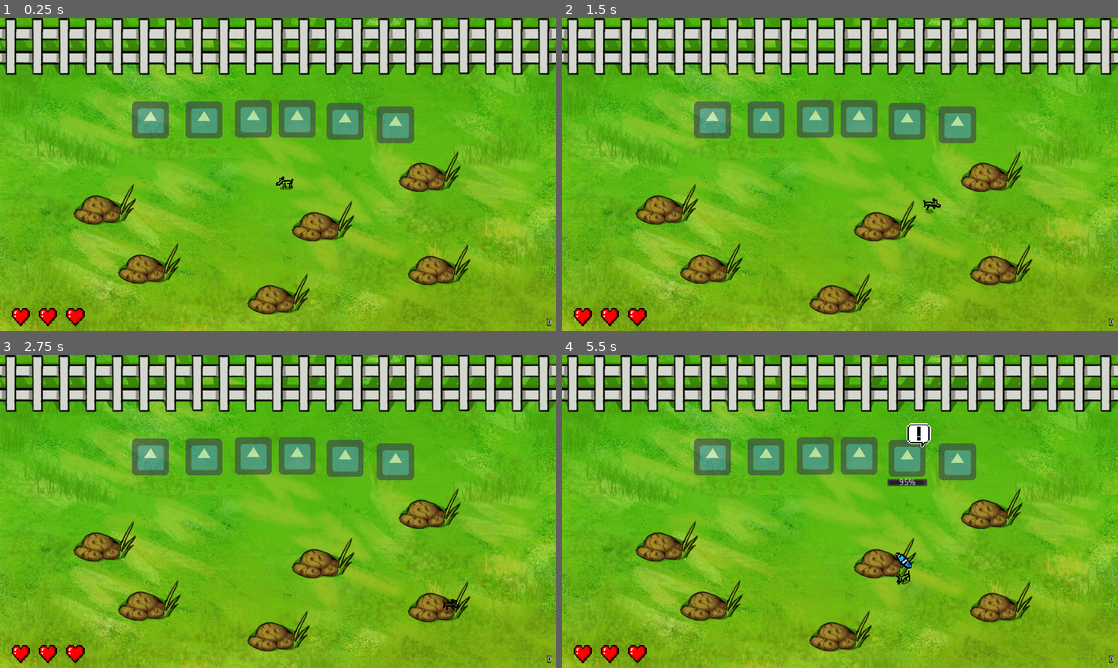
Above: before the commit, frames 1-4 (two rows, left to right).
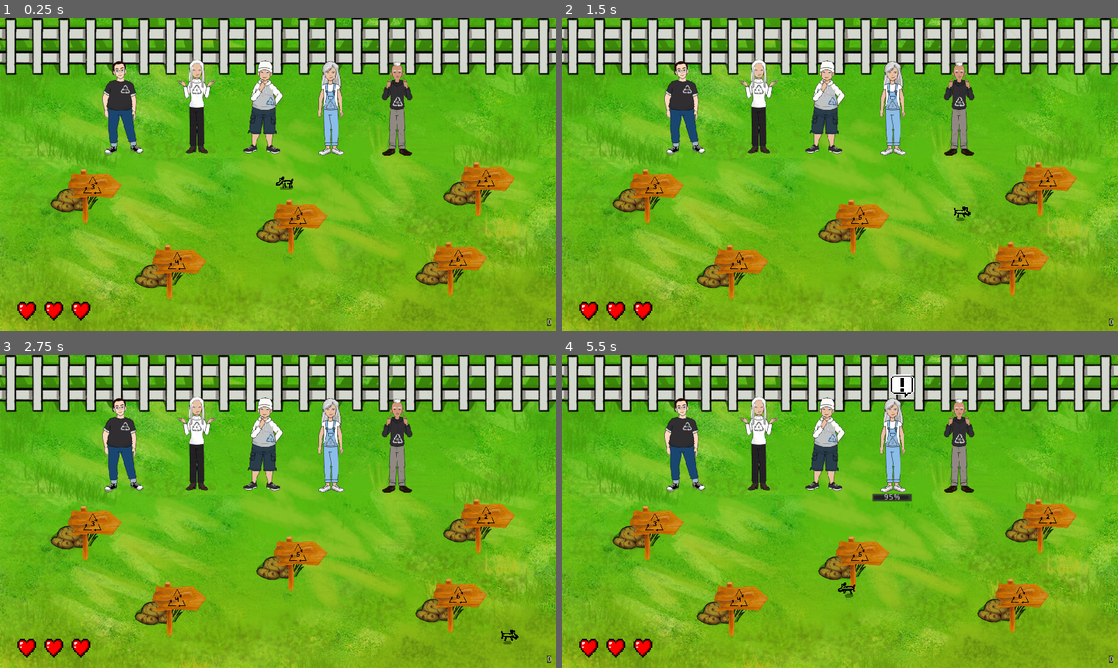
Above: after the commit, the same moments.

Repository: devlhm/FeiraTecnologica
Game: Godot game, scene res://Scenes/MainScene.tscn
Two runs of this game, one before a commit and one after it. Both use one fixed random seed, a clock stepped at 60 frames per second and the inputs below. The engine's default icon, where the game draws it, is replaced by a stand-in: a white triangle on a blue panel in a dark square.
Inputs:
- Up to frame 1 (0.25 s): no input
- Up to frame 2 (1.5 s): tap Enter at 0.5 s; hold D (right) 0.53-1.28 s; hold E (interact) 0.53-1.28 s; hold S (down) from 1.28 s (still down); tap E (interact) at 1.35 s
- Up to frame 3 (2.75 s): release S (down) at 2.03 s; hold D (right) from 2.03 s (still down); hold E (interact) from 2.03 s (still down)
- Up to frame 4 (5.5 s): release D (right) at 2.78 s; release E (interact) at 2.78 s; hold W (up) 2.78-3.53 s; tap E (interact) at 2.85, 4.35 s; hold E (interact) 3.53-4.28 s; hold A (left) 3.53-5.03 s; hold S (down) from 5.03 s (still down); hold E (interact) from 5.03 s (still down)

The runs differ from the first frame. In frame 1, 17% of the frame differs, in the area x 2-93%, y 13-99%; in frame 2, 17%; in frame 3, 17%; in frame 4, 18%, in the area x 2-93%, y 6-99%.

Commit message:
added placeholder family sprites, song, randomized hole sprites

Diff:
--- /dev/null
+++ b/Scenes/Characters/PEAD.tscn
@@ -0,0 +1,13 @@
+[gd_scene load_steps=2 format=2]
+
+[ext_resource path="res://Scenes/DeliveryZone.tscn" type="PackedScene" id=1]
+
+[node name="DeliveryZone" instance=ExtResource( 1 )]
+scale = Vector2( 1, 1 )
+
+[node name="Sprite" parent="." index="1"]
+position = Vector2( 1, 54 )
+offset = Vector2( -1, -54 )
+
+[node name="Collision" parent="." index="2"]
+visible = true
--- /dev/null
+++ b/Scenes/Characters/PEBD.tscn
@@ -0,0 +1,15 @@
+[gd_scene load_steps=3 format=2]
+
+[ext_resource path="res://Scenes/DeliveryZone.tscn" type="PackedScene" id=1]
+[ext_resource path="res://Sprites/Characters/pebd_char.png" type="Texture" id=2]
+
+[node name="DeliveryZone" instance=ExtResource( 1 )]
+type = 2
+
+[node name="Sprite" parent="." index="1"]
+position = Vector2( -1, 48 )
+texture = ExtResource( 2 )
+offset = Vector2( 1, -48 )
+
+[node name="Collision" parent="." index="2"]
+visible = true
--- /dev/null
+++ b/Scenes/Characters/PP.tscn
@@ -0,0 +1,15 @@
+[gd_scene load_steps=3 format=2]
+
+[ext_resource path="res://Scenes/DeliveryZone.tscn" type="PackedScene" id=1]
+[ext_resource path="res://Sprites/Characters/pp_char.png" type="Texture" id=2]
+
+[node name="DeliveryZone" instance=ExtResource( 1 )]
+type = 3
+
+[node name="Sprite" parent="." index="1"]
+position = Vector2( 0, 60 )
+texture = ExtResource( 2 )
+offset = Vector2( 0, -60 )
+
+[node name="Collision" parent="." index="2"]
+visible = true
--- /dev/null
+++ b/Scenes/Characters/PS.tscn
@@ -0,0 +1,15 @@
+[gd_scene load_steps=3 format=2]
+
+[ext_resource path="res://Scenes/DeliveryZone.tscn" type="PackedScene" id=1]
+[ext_resource path="res://Sprites/Characters/ps_char.png" type="Texture" id=2]
+
+[node name="DeliveryZone" instance=ExtResource( 1 )]
+type = 4
+
+[node name="Sprite" parent="." index="1"]
+position = Vector2( 4, 63 )
+texture = ExtResource( 2 )
+offset = Vector2( -4, -63 )
+
+[node name="Collision" parent="." index="2"]
+visible = true
--- /dev/null
+++ b/Scenes/Characters/PVC.tscn
@@ -0,0 +1,16 @@
+[gd_scene load_steps=3 format=2]
+
+[ext_resource path="res://Scenes/DeliveryZone.tscn" type="PackedScene" id=1]
+[ext_resource path="res://Sprites/Characters/pvc_char.png" type="Texture" id=2]
+
+[node name="DeliveryZone" instance=ExtResource( 1 )]
+type = 1
+
+[node name="Sprite" parent="." index="1"]
+position = Vector2( 6, 63 )
+texture = ExtResource( 2 )
+offset = Vector2( -6, -63 )
+
+[node name="Collision" parent="." index="2"]
+visible = true
+position = Vector2( 5.33333, 63.3333 )
--- a/Scenes/DeliveryZone.tscn
+++ b/Scenes/DeliveryZone.tscn
@@ -1,45 +1,52 @@
 [gd_scene load_steps=5 format=2]
 
-[ext_resource path="res://icon.png" type="Texture" id=1]
+[ext_resource path="res://Sprites/Characters/pead_char.png" type="Texture" id=1]
 [ext_resource path="res://Scripts/DeliveryZone.gd" type="Script" id=2]
 [ext_resource path="res://Sprites/exclamation_mark.png" type="Texture" id=3]
 
 [sub_resource type="RectangleShape2D" id=1]
-extents = Vector2( 50, 50 )
+extents = Vector2( 25, 20 )
 
 [node name="DeliveryZone" type="Area2D"]
+scale = Vector2( 1.5, 1.5 )
 collision_layer = 4
 script = ExtResource( 2 )
-request_chance = 0.4
-request_base_interval = 7.0
-request_interval_rand = 2.0
+request_chance = 0.3
 
 [node name="Exclamation" type="Sprite" parent="."]
 visible = false
-position = Vector2( 21, -41 )
+position = Vector2( 21, -100 )
 scale = Vector2( 0.2, 0.2 )
 z_index = 1
 texture = ExtResource( 3 )
 
 [node name="Sprite" type="Sprite" parent="."]
-modulate = Color( 1, 1, 1, 0.588235 )
+position = Vector2( -2, 59 )
 texture = ExtResource( 1 )
+offset = Vector2( 2, -59 )
 
 [node name="Collision" type="CollisionShape2D" parent="."]
 visible = false
+position = Vector2( 0, 63 )
 shape = SubResource( 1 )
 
 [node name="DeliveryTimeTween" type="Tween" parent="."]
 
 [node name="DeliveryTimeBar" type="ProgressBar" parent="."]
 visible = false
-margin_left = -35.0
-margin_top = 35.0
-margin_right = 35.0
-margin_bottom = 49.0
+margin_left = -32.0
+margin_top = 87.0
+margin_right = 38.0
+margin_bottom = 101.0
 value = 100.0
 __meta__ = {
 "_edit_use_anchors_": false
 }
 
+[node name="RightSFX" type="AudioStreamPlayer" parent="."]
+
+[node name="OrderSFX" type="AudioStreamPlayer" parent="."]
+
+[node name="WrongSFX" type="AudioStreamPlayer" parent="."]
+
 [connection signal="tween_completed" from="DeliveryTimeTween" to="." method="_on_delivery_timeout"]
--- a/Scenes/HUD.tscn
+++ b/Scenes/HUD.tscn
@@ -48,8 +48,8 @@
 [node name="HPBar" type="HBoxContainer" parent="." groups=["hp_bar"]]
 anchor_top = 1.0
 anchor_bottom = 1.0
-margin_left = 20.0
-margin_top = -40.0
+margin_left = 30.0
+margin_top = -50.0
 margin_right = 104.0
 margin_bottom = -20.0
 custom_constants/separation = 15
--- a/Scenes/Hole.tscn
+++ b/Scenes/Hole.tscn
@@ -1,8 +1,10 @@
-[gd_scene load_steps=6 format=2]
+[gd_scene load_steps=8 format=2]
 
 [ext_resource path="res://Sprites/Hole_0.png" type="Texture" id=1]
 [ext_resource path="res://Scripts/Hole.gd" type="Script" id=2]
 [ext_resource path="res://Sprites/Hole_1.png" type="Texture" id=3]
+[ext_resource path="res://Sprites/Icons/1gun.png" type="Texture" id=4]
+[ext_resource path="res://Sprites/arrow.png" type="Texture" id=5]
 
 [sub_resource type="SpriteFrames" id=2]
 animations = [ {
@@ -15,7 +17,8 @@
 [sub_resource type="RectangleShape2D" id=1]
 extents = Vector2( 48, 24 )
 
-[node name="Hole" type="Area2D"]
+[node name="Hole" type="Area2D" groups=["hole"]]
+scale = Vector2( 0.8, 0.8 )
 collision_layer = 2
 script = ExtResource( 2 )
 
@@ -24,4 +27,15 @@
 animation = "Default"
 
 [node name="Collision" type="CollisionShape2D" parent="."]
+visible = false
 shape = SubResource( 1 )
+
+[node name="Arrow" type="Sprite" parent="."]
+position = Vector2( 42, 0 )
+scale = Vector2( 0.25, 0.25 )
+texture = ExtResource( 5 )
+
+[node name="Icon" type="Sprite" parent="Arrow"]
+modulate = Color( 0, 0, 0, 1 )
+position = Vector2( -20, -96 )
+texture = ExtResource( 4 )
--- a/Scenes/MainScene.tscn
+++ b/Scenes/MainScene.tscn
@@ -1,10 +1,15 @@
-[gd_scene load_steps=7 format=2]
+[gd_scene load_steps=14 format=2]
 
 [ext_resource path="res://Scenes/Player.tscn" type="PackedScene" id=1]
 [ext_resource path="res://Scenes/Hole.tscn" type="PackedScene" id=2]
-[ext_resource path="res://Scenes/DeliveryZone.tscn" type="PackedScene" id=3]
+[ext_resource path="res://Scenes/Characters/PEAD.tscn" type="PackedScene" id=3]
 [ext_resource path="res://Sprites/Background.png" type="Texture" id=4]
 [ext_resource path="res://Scenes/HUD.tscn" type="PackedScene" id=5]
+[ext_resource path="res://Scenes/Characters/PVC.tscn" type="PackedScene" id=6]
+[ext_resource path="res://Scenes/Characters/PEBD.tscn" type="PackedScene" id=7]
+[ext_resource path="res://Scenes/Characters/PS.tscn" type="PackedScene" id=8]
+[ext_resource path="res://Scenes/Characters/PP.tscn" type="PackedScene" id=9]
+[ext_resource path="res://Sounds/musiquinha.ogg" type="AudioStream" id=10]
 
 [sub_resource type="StyleBoxFlat" id=1]
 content_margin_left = 10.0
@@ -12,6 +17,12 @@
 content_margin_top = 10.0
 content_margin_bottom = 10.0
 bg_color = Color( 0, 0, 0, 1 )
+
+[sub_resource type="RectangleShape2D" id=2]
+extents = Vector2( 5, 270 )
+
+[sub_resource type="RectangleShape2D" id=3]
+extents = Vector2( 5, 490 )
 
 [node name="Game" type="YSort"]
 
@@ -25,51 +36,23 @@
 [node name="Player" parent="." instance=ExtResource( 1 )]
 position = Vector2( 490, 284 )
 
-[node name="Hole" parent="." instance=ExtResource( 2 )]
-position = Vector2( 181, 322 )
-
 [node name="Hole2" parent="." instance=ExtResource( 2 )]
-position = Vector2( 258, 423 )
+position = Vector2( 276, 438 )
 item = 1
 
 [node name="Hole3" parent="." instance=ExtResource( 2 )]
-position = Vector2( 558, 350 )
-item = 2
+position = Vector2( 485, 360 )
 
 [node name="Hole4" parent="." instance=ExtResource( 2 )]
-position = Vector2( 481, 476 )
-item = 3
+position = Vector2( 809, 295 )
 
 [node name="Hole5" parent="." instance=ExtResource( 2 )]
-position = Vector2( 742, 265 )
+position = Vector2( 130, 307 )
 item = 4
 
 [node name="Hole6" parent="." instance=ExtResource( 2 )]
-position = Vector2( 758, 426 )
+position = Vector2( 761, 433 )
 item = 5
-
-[node name="DeliveryZone" parent="." instance=ExtResource( 3 )]
-position = Vector2( 260, 176 )
-
-[node name="DeliveryZone2" parent="." instance=ExtResource( 3 )]
-position = Vector2( 352, 176 )
-type = 1
-
-[node name="DeliveryZone3" parent="." instance=ExtResource( 3 )]
-position = Vector2( 437, 174 )
-type = 2
-
-[node name="DeliveryZone4" parent="." instance=ExtResource( 3 )]
-position = Vector2( 513, 174 )
-type = 3
-
-[node name="DeliveryZone5" parent="." instance=ExtResource( 3 )]
-position = Vector2( 596, 178 )
-type = 4
-
-[node name="DeliveryZone6" parent="." instance=ExtResource( 3 )]
-position = Vector2( 683, 184 )
-type = 5
 
 [node name="Canvas" type="CanvasLayer" parent="."]
 
@@ -92,3 +75,47 @@
 text = "Implementei os sprites cirados pelo Samuel.
 Cauê, 22.11.2021 - 2:35PM"
 autowrap = true
+
+[node name="Walls" type="StaticBody2D" parent="."]
+
+[node name="CollisionShape2D" type="CollisionShape2D" parent="Walls"]
+position = Vector2( -5, 269.5 )
+shape = SubResource( 2 )
+
+[node name="CollisionShape2D2" type="CollisionShape2D" parent="Walls"]
+position = Vector2( 965, 269.5 )
+shape = SubResource( 2 )
+
+[node name="CollisionShape2D3" type="CollisionShape2D" parent="Walls"]
+position = Vector2( 482, 69 )
+rotation = 1.5708
+shape = SubResource( 3 )
+
+[node name="CollisionShape2D4" type="CollisionShape2D" parent="Walls"]
+position = Vector2( 482, 543 )
+rotation = 1.5708
+shape = SubResource( 3 )
+
+[node name="DeliveryZone3" parent="." instance=ExtResource( 9 )]
+position = Vector2( 686, 154 )
+scale = Vector2( 1, 1 )
+
+[node name="DeliveryZone2" parent="." instance=ExtResource( 7 )]
+position = Vector2( 454, 153 )
+scale = Vector2( 1, 1 )
+
+[node name="DeliveryZone4" parent="." instance=ExtResource( 8 )]
+position = Vector2( 336, 149 )
+scale = Vector2( 1, 1 )
+
+[node name="DeliveryZone5" parent="." instance=ExtResource( 6 )]
+position = Vector2( 567, 152 )
+scale = Vector2( 1, 1 )
+
+[node name="DeliveryZone" parent="." instance=ExtResource( 3 )]
+position = Vector2( 210, 154 )
+
+[node name="Music" type="AudioStreamPlayer" parent="."]
+stream = ExtResource( 10 )
+volume_db = -8.0
+autoplay = true
--- a/Scenes/Menu.tscn
+++ b/Scenes/Menu.tscn
@@ -32,14 +32,14 @@
 
 [node name="Vertical" type="VBoxContainer" parent="Center"]
 margin_left = 405.0
-margin_top = 205.0
+margin_top = 195.0
 margin_right = 555.0
-margin_bottom = 335.0
+margin_bottom = 345.0
 
 [node name="ButtonsContainer" type="VBoxContainer" parent="Center/Vertical"]
 margin_right = 150.0
-margin_bottom = 130.0
-custom_constants/separation = 5
+margin_bottom = 150.0
+custom_constants/separation = 15
 
 [node name="Play" type="TextureButton" parent="Center/Vertical/ButtonsContainer"]
 margin_right = 150.0
@@ -51,9 +51,9 @@
 stretch_mode = 5
 
 [node name="Options" type="TextureButton" parent="Center/Vertical/ButtonsContainer"]
-margin_top = 45.0
+margin_top = 55.0
 margin_right = 150.0
-margin_bottom = 85.0
+margin_bottom = 95.0
 rect_min_size = Vector2( 150, 40 )
 mouse_default_cursor_shape = 2
 texture_normal = ExtResource( 3 )
@@ -61,9 +61,9 @@
 stretch_mode = 5
 
 [node name="Quit" type="TextureButton" parent="Center/Vertical/ButtonsContainer"]
-margin_top = 90.0
+margin_top = 110.0
 margin_right = 150.0
-margin_bottom = 130.0
+margin_bottom = 150.0
 rect_min_size = Vector2( 150, 40 )
 mouse_default_cursor_shape = 2
 texture_normal = ExtResource( 4 )
--- a/Scripts/DeliveryZone.gd
+++ b/Scripts/DeliveryZone.gd
@@ -3,11 +3,11 @@
 
 export (ItemTypes.Types) var type: int = 0
 export (float, 0.05, 1, 0.05) var request_chance
-export (float, 1) var request_base_interval = 5
-export var request_interval_rand : float = 1
-export (float, 1) var request_duration = 10
-export (float, 1) var request_min_duration = 5
-export var request_duration_subtrahend : float = .3
+export (float) var request_base_interval = 7
+export var request_interval_rand : float = 2
+export (float) var request_duration = 10
+export (float) var request_min_duration = 5
+export var request_duration_subtrahend : float = .2
 
 var requesting : bool = false
 var lower_duration : bool = false
--- a/Scripts/GameController.gd
+++ b/Scripts/GameController.gd
@@ -1,10 +1,28 @@
 extends Node
 
 signal score_updated(new_score)
+signal game_over
 
 var score : int = 0
 var lowering_duration_score = 3
 signal lower_duration
+
+func _ready() -> void:
+	set_hole_types()
+
+func set_hole_types() -> void:
+	var holes : Array = get_tree().get_nodes_in_group("hole")
+
+	var types = ItemTypes.Types.values()
+	for hole in holes:
+		randomize()
+		var i = randi() % types.size() if types.size() > 1 else 0
+		var type = types[i]
+		types.remove(i)
+
+		hole.set_type(type)
+		i += 1
+		pass
 
 func add_score() -> void:
 	score += 1
@@ -14,4 +32,4 @@
 	emit_signal("score_updated", score)
 
 func game_over() -> void:
-	print("game over")
+	emit_signal("game_over")
--- a/Scripts/Hole.gd
+++ b/Scripts/Hole.gd
@@ -1,23 +1,32 @@
 class_name Hole
 extends Area2D
 
+var icons_path : String = "res://Sprites/Icons/"
+
 export(
 	int,
-	"PET",
 	"PEAD",
+	"PVC",
 	"PEBD",
-	"PVC",
 	"PP",
 	"PS"
-) var item: int = ItemTypes.PET
+) var item: int = ItemTypes.PEBD
 
 onready var sprite: AnimatedSprite = ($Sprite as AnimatedSprite)
-
 func _ready() -> void:
-	add_to_group("hole")
+	if !is_in_group("hole"):
+		add_to_group("hole")
 
 	randomize()
 	sprite.frame = randi() % 2
+
+
+func set_type(type : int) -> void:
+	item = type
+
+	var icon_texture : Resource = load(icons_path + str(type + 2) + "gun.png")
+	var icon_sprite: Sprite = ($Arrow/Icon as Sprite)
+	icon_sprite.texture = icon_texture
 
 func _input(event: InputEvent) -> void:
 	var _overlappingBodies: Array = get_overlapping_bodies()
--- a/Scripts/ItemTypes.gd
+++ b/Scripts/ItemTypes.gd
@@ -1,10 +1,9 @@
 extends Node
 
-const PET: int = 0
-const PEAD: int = 1
+const PEAD: int = 0
+const PVC: int = 1
 const PEBD: int = 2
-const PVC: int = 3
-const PP: int = 4
-const PS: int = 5
+const PP: int = 3
+const PS: int = 4
 
-enum Types { PET, PEAD, PEBD, PVC, PP, PS }
+enum Types { PEAD, PVC, PEBD, PP, PS }
--- a/Scripts/Player.gd
+++ b/Scripts/Player.gd
@@ -3,7 +3,7 @@
 
 enum States { FREE, ACTION }
 
-export (int) var speed = 200
+export (int) var speed = 270
 
 var velocity : Vector2 = Vector2()
 var state: int = States.FREE
Not shown, added: Sounds/musiquinha.ogg.import
Binary file added: Sprites/Characters/pead_char.png
Not shown, added: Sprites/Characters/pead_char.png.import
Binary file added: Sprites/Characters/pebd_char.png
Not shown, added: Sprites/Characters/pebd_char.png.import
Binary file added: Sprites/Characters/pp_char.png
Not shown, added: Sprites/Characters/pp_char.png.import
Binary file added: Sprites/Characters/ps_char.png
Not shown, added: Sprites/Characters/ps_char.png.import
Binary file added: Sprites/Characters/pvc_char.png
Not shown, added: Sprites/Characters/pvc_char.png.import
Binary file added: Sprites/Icons/1gun.png
(and 16 more such lines)
